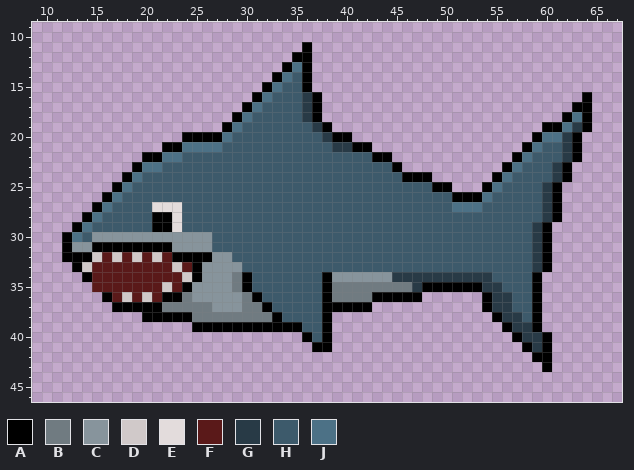
File history of a pixel-art file, Assets/Minigames/DinoRun/Shark.aseprite. Above, as it was before the edit.
82x64 pixels, 1 frame. Shown: x 9..67, y 9..46.
Palette (. is transparent): A #000000  B #707b81  C #87949c  D #d0c9c9  E #e3dcdc  F #5a1919  G #283a46  H #3d5a6b  J #4c7186
Pixels before, first column x 12:
11 ........................A............................
12 .......................AA............................
13 ......................AJA............................
14 .....................AJHA............................
15 ....................AJHHA............................
16 ...................AJHHHGA..........................A
17 ..................AJHHHHGA.........................AA
18 .................AJHHHHHGA........................AJA
19 ................AJHHHHHHHGA.....................AAJGA
20 ............AAAAJHHHHHHHHHGAA..................AJJGA.
21 ..........AAJJJJHHHHHHHHHHHGGAA...............AJHHGA.
22 ........AAJJHHHHHHHHHHHHHHHHHHHAA............AJHHHGA.
23 .......AJJHHHHHHHHHHHHHHHHHHHHHHHA..........AJHHHGA..
24 ......AJHHHHHHHHHHHHHHHHHHHHHHHHHHAAA......AJHHHHGA..
25 .....AJHHHHHHHHHHHHHHHHHHHHHHHHHHHHHHAA...AJHHHHGA...
26 ....AJHHHHHHHHHHHHHHHHHHHHHHHHHHHHHHHHHAAAJHHHHHGA...
27 ...AJHHHHEEEHHHHHHHHHHHHHHHHHHHHHHHHHHHJJJHHHHHHGA...
28 ..AJHHHHHAAEHHHHHHHHHHHHHHHHHHHHHHHHHHHHHHHHHHHHGA...
29 .AJHHHHHHAAEHHHHHHHHHHHHHHHHHHHHHHHHHHHHHHHHHHHGA....
30 AJHCCCCCCCCCCCCHHHHHHHHHHHHHHHHHHHHHHHHHHHHHHHHGA....
31 ACCAAAAAAAACCCCHHHHHHHHHHHHHHHHHHHHHHHHHHHHHHHHGA....
32 AAADFDFDFDFAAAACCHHHHHHHHHHHHHHHHHHHHHHHHHHHHHHGA....
33 .ADFFFFFFFFDFACCCCHHHHHHHHHHHHHHHHHHHHHHHHHHHHHGA....
34 ..AFFFFFFFFFDACCCBAHHHHHHHACCCCCCGGGGGGGGGGHHHHA.....
35 ...FFFFFFFDFACCCCBAHHHHHHHABBBBBBBBGAAAAAAGGHHHA.....
36 ....AFDFDFAABCCCCCBAHHHHHHABBBBAAAAA......AGGHHA.....
37 .....AAAAABBBBBCCCBBAHHHHHAAAAA...........AGGHHA.....
38 ........AAAAABBBBBBBBAHHHHA................AGGHA.....
39 .............AAAAAAAAAAAHHA.................AGGA.....
40 ........................AHA..................AGGA....
41 .........................AA...................AGA....
42 ...............................................AA....
43 ................................................A....
Now the later version:
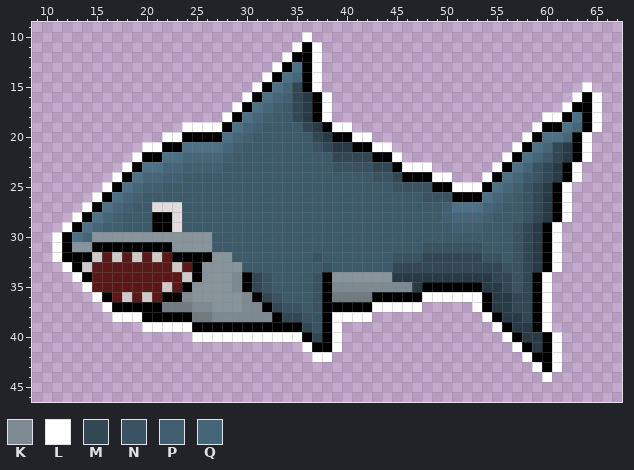
Colours new in this view: K #7e8a91  L #ffffff  M #314754  N #395363  P #415f71  Q #456679
Changes in this commit:
Changed rows in their new state; - is an unchanged pixel.
first column x 11:
10 -------------------------L-----------------------------
11 ------------------------L-L----------------------------
12 -----------------------L--L----------------------------
13 ----------------------L---L----------------------------
14 ---------------------L--Q-L----------------------------
15 --------------------L--QM-L--------------------------L-
16 -------------------L--QPM--L------------------------L-L
17 ------------------L--QP-M--L-----------------------L--L
18 -----------------L--QP--M--L---------------------LL---L
19 -------------LLLL--QP----M--LL------------------L---Q-L
20 -----------LL-----QP------M---LL---------------L---Q-L-
21 ---------LL------QP-------NM----LL------------L--QM--L-
22 --------L----QQQQP----------MMMM--L----------L--Q-M--L-
23 -------L---QQPPPP-----------NNNNMM-LLL------L--QNM--L--
24 ------L--QQPP-------------------NNM---LL---L--Q-NM--L--
25 -----L--QPP-----------------------NNNN--LLL--QPNM--L---
26 ----L--QP----------------------------NNN----QP-NM--L---
27 ---L--QP-------------------------------P---QP--NM--L---
28 --L--QP--------------------------------PQQQP---NM--L---
29 -L--QPP---------------------------------PPP---NM--L----
30 L--Q------------------------------------------NM--L----
31 L------------------------------------NNNNNN---NM--L----
32 L-------------------------N-------NNNMMMMMMNN-NM--L----
33 -L-------------------------N------MMMMMMMMMMMNNM--L----
34 --L---------------K-MN----N-----------------MMNM-L-----
35 ---L--------------K-MN----N-KKKKKKKK---------MNM-L-----
36 ----L--------K-----K-MN---N----------LLLLLL---MM-L-----
37 -----L--------KK---KK-MNN-N-----LLLLL-----L---MM-L-----
38 ------LLL-------KKKKKK-MMNN-LLLL-----------L---M-L-----
39 ---------LLLLL-----------MN-L---------------L----L-----
40 --------------LLLLLLLLLLL-M-L----------------L----L----
41 -------------------------L--L-----------------L---L----
42 --------------------------LL-------------------L--L----
43 ------------------------------------------------L-L----
44 -------------------------------------------------L-----
